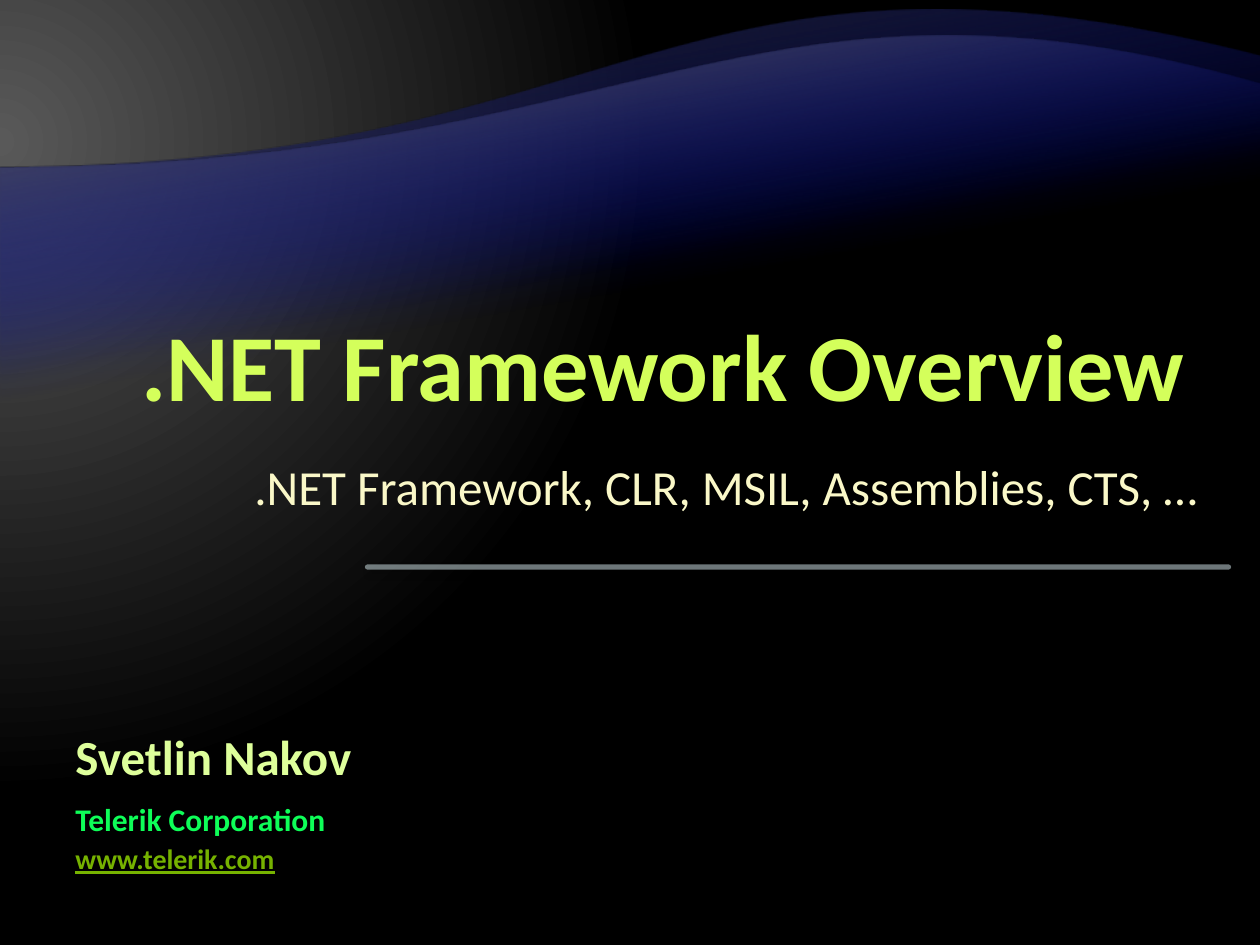
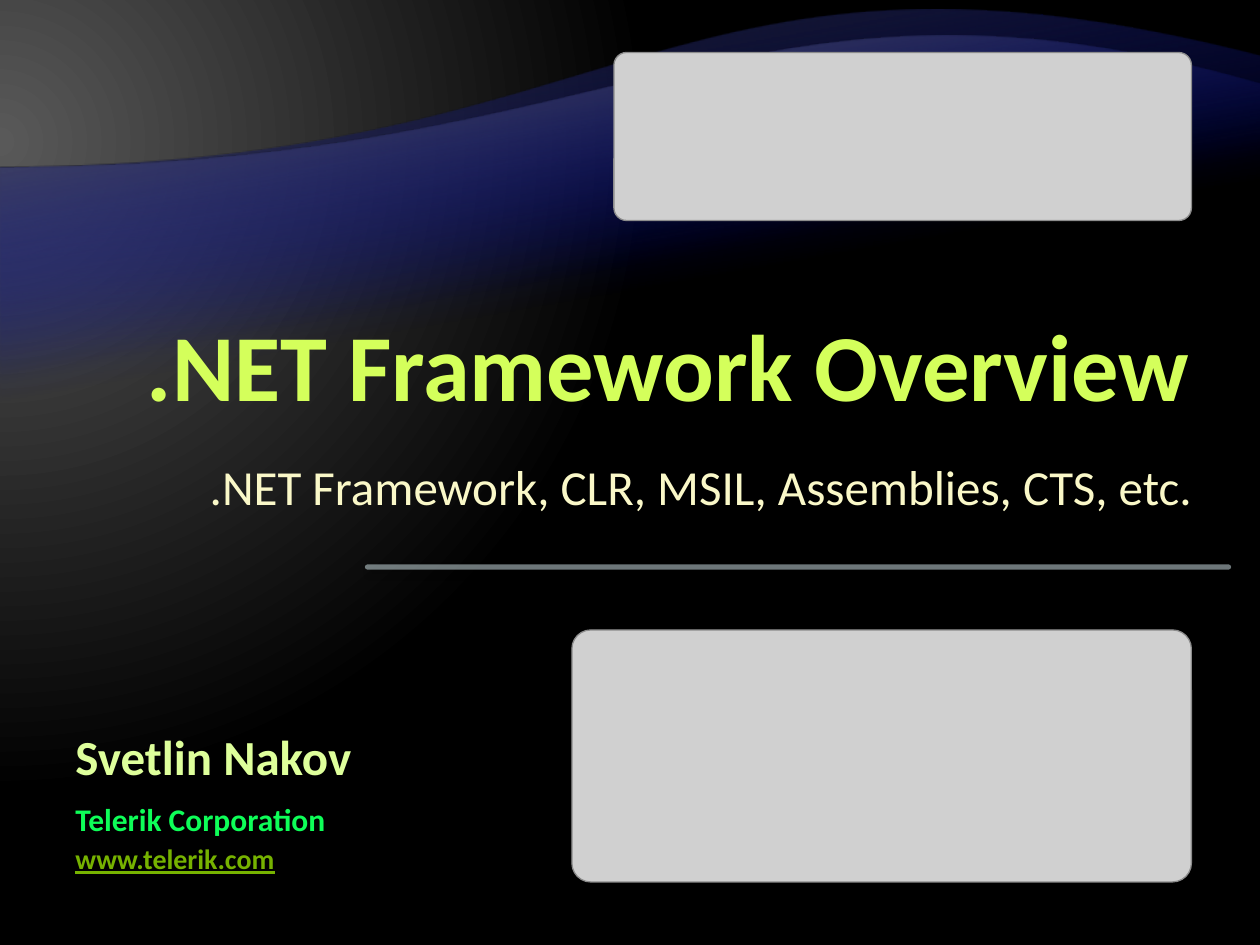
Before and after one commit to Graveheart/aspnetcourse, a slide deck: slide 1 of lectures/1. .NET Framework Overview.pptx. Drawn at 1260x945 pixels with LibreOffice and Linux fonts; fonts in the diff are those of the drawing; grey boxes stand for pictures; background and template pictures are left out. Boxes give left, top, right and bottom in pixels: in the first picture for what was removed or moved away, otherwise in the second. Text is boxed around its words. In the diff, an @@ line names an element or a change of style, - is before the commit and + after.

Commit message:
.NET Framework 4.0 Overview lecture - almost ready

```diff
--- a/lectures/1. .NET Framework Overview.pptx
+++ b/lectures/1. .NET Framework Overview.pptx
@@ picture added at <box>614,53,1191,220</box> @@
@@ title ".NET Framework Overview": place and size @@
-title ".NET Framework Overview" at <box>141,334,1184,402</box>
+title ".NET Framework Overview" at <box>147,334,1189,402</box>
@@ subtitle at <box>210,471,1192,511</box>: text changed @@
-.NET Framework, CLR, MSIL, Assemblies, CTS, …
+.NET Framework, CLR, MSIL, Assemblies, CTS, etc.
@@ picture added at <box>572,630,1192,882</box> @@
```
Also in this commit, not shown: 1 other slide changed, 53 slides added, 1 slide removed.
